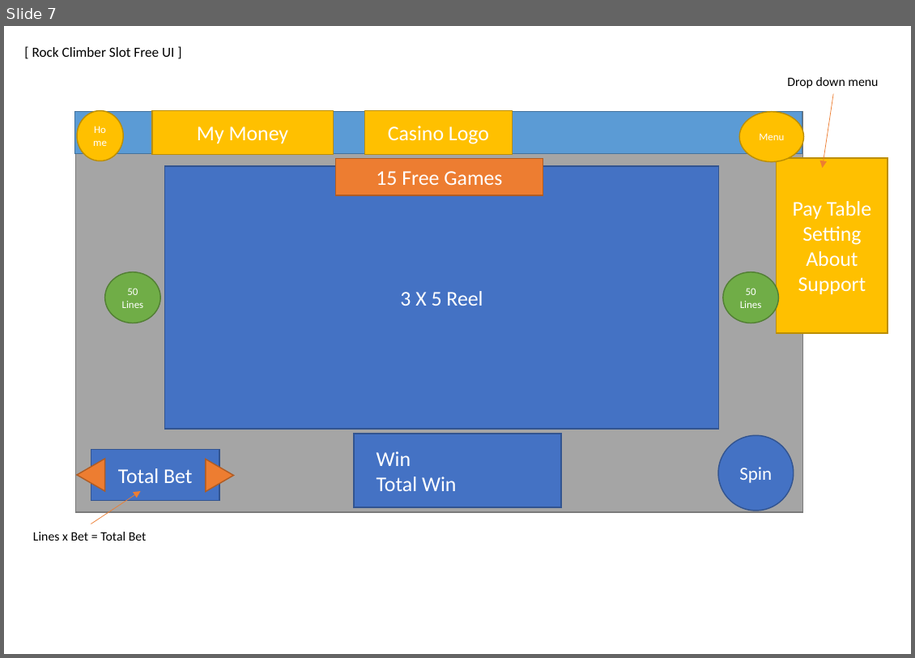
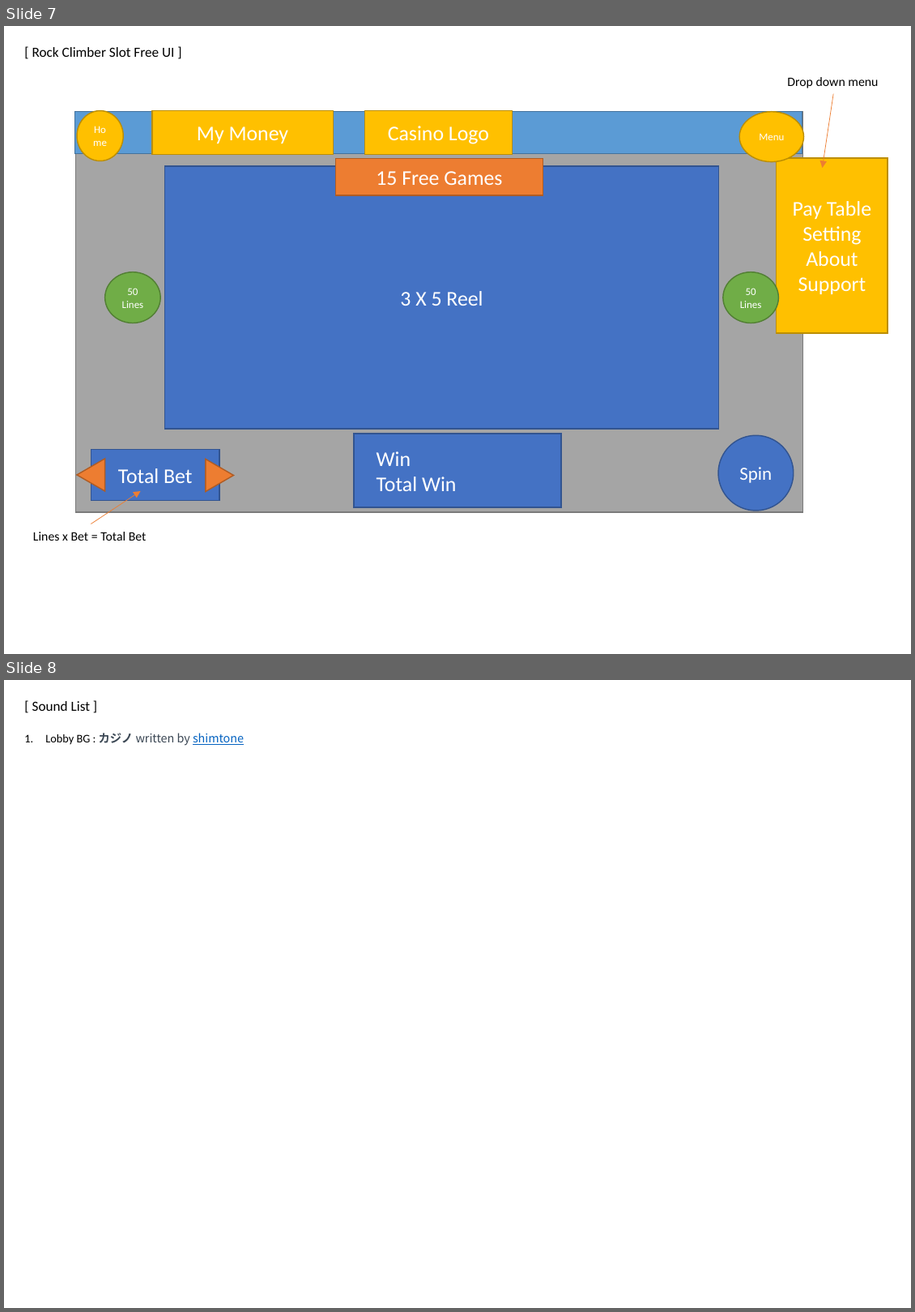
Before and after one commit to SuperVeigar/SlotMachine, a slide deck: 00_Documents/Proposal_RockCLimber.pptx. Shown one above the other, each under a label of ours: slide 7 before the commit, slides 7 and 8 after it. The pictures are 915x658 and 915x1312 pixels, drawn with LibreOffice and Linux fonts; fonts in the diff are those of the drawing. Boxes give left, top, right and bottom in pixels: in the first picture for what was removed or moved away, otherwise in the second. Text is boxed around its words. In the diff, an @@ line names an element or a change of style, - is before the commit and + after.

```diff
--- a/00_Documents/Proposal_RockCLimber.pptx
+++ b/00_Documents/Proposal_RockCLimber.pptx
@@ slide 8 added at (4, 680, 911, 1308), background #FFFFFF @@
@@ text added at (32, 701, 244, 746), 10 pt, text #000000 @@
+[ Sound List ]
+1. Lobby BG : カジノ written by shimtone
```
Also in this commit, not shown: 1 slide changed, 10 other files.
